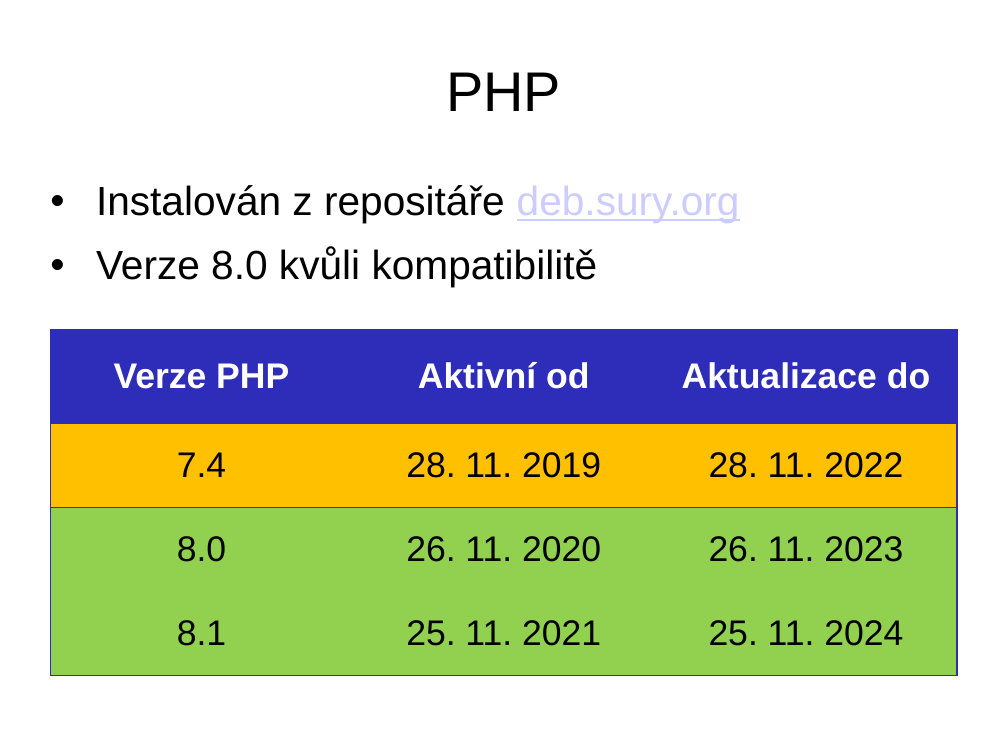
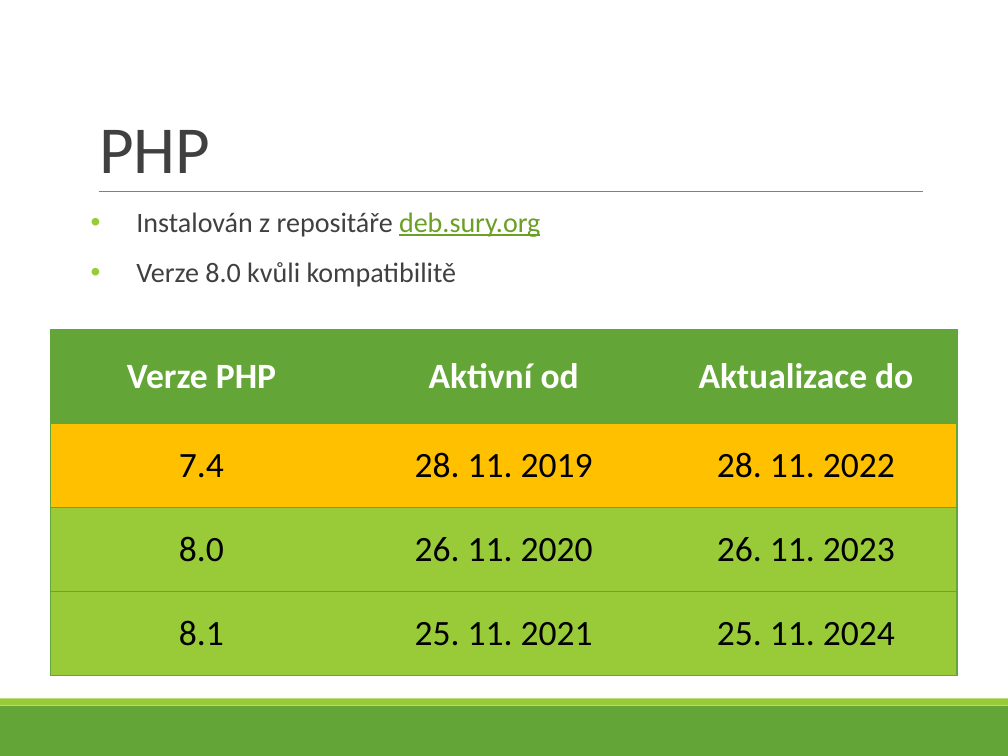
Before and after one commit to bastakka/graduation, a slide deck: slide 19 of Thesis/V4D Bašta Karel - 5 - VMware.pptx. Drawn at 1008x756 pixels with LibreOffice and Linux fonts; fonts in the diff are those of the drawing. Boxes give left, top, right and bottom in pixels: in the first picture for what was removed or moved away, otherwise in the second. Text is boxed around its words. In the diff, an @@ line names an element or a change of style, - is before the commit and + after.

```diff
--- a/Thesis/V4D Bašta Karel - 5 - VMware.pptx
+++ b/Thesis/V4D Bašta Karel - 5 - VMware.pptx
@@ title "PHP": place and size @@
-title "PHP" at (446, 72, 561, 111)
+title "PHP" at (100, 130, 210, 173)
@@ title "PHP" at (100, 130, 210, 173): size 44 to 52.9 pt, font Arial to Calibri, text colour #000000 to #404040, letter spacing 0 to -0.6 pt; alignment centre to left; line spacing 0.93 to 0.85; vertical alignment middle to bottom @@
@@ text "Instalován z repositáře deb.sury.org": place and size @@
-text "Instalován z repositáře deb.sury.org" at (96, 185, 740, 287)
+text "Instalován z repositáře deb.sury.org" at (136, 212, 540, 287)
@@ text "Instalován z repositáře deb.sury.org" at (136, 212, 540, 287): size 32 to 22.1 pt, font Arial to Calibri; text colour #000000 to #404040 in "Instalován z repositáře", "Verze 8.0 kvůli kompatibilitě"; text colour #CCCCFF to #6B9F25 in "deb.sury.org"; line spacing 0.93 to 0.9; more space between paragraphs; bullet colour #000000 to #99CB38 @@
@@ line added from (99, 191) to (923, 191), #808080 0.5 pt @@
@@ table at (50, 329, 959, 675) @@
@@ fill #92D050 to #99CB38 in 6 cells @@
@@ font Arial to Calibri @@
@@ borders changed @@
@@ rectangle added at (0, 706, 1008, 756), fill #63A537 @@
@@ rectangle added at (0, 699, 1008, 706), fill #99CB38 @@
```
Also in this commit, not shown: 42 other slides changed, 1 slide added, 5 other files.
